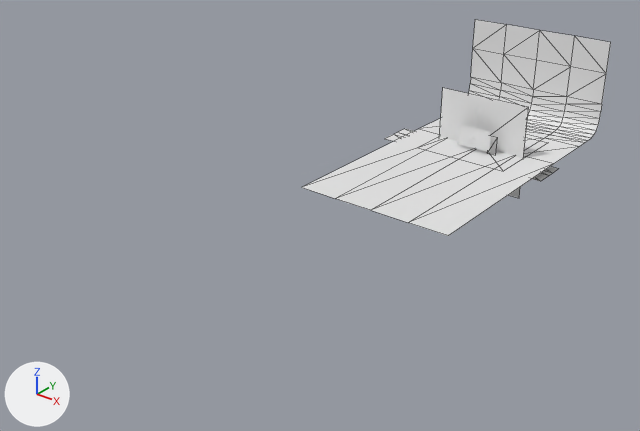
The glTF model src/assets/cst.glb: old version first, new version second.
One viewpoint serves both versions: a camera (50 mm lens) standing at (41.4, -81.0, 34.2) and looking at (-3.2, -25.1, -0.4). Arrows for +X, +Y and +Z are at lower left; the lights stay in place. The first picture is the older version. Mesh edges are drawn as thin lines on the coarser meshes. Where no turn or scale is listed for an object, it has been applied to the vertices. Vertices at exactly the same position are counted once.

The first picture shows 'BgCurve', 'SmokeFloor', 'SmokeOver' and 4 more.
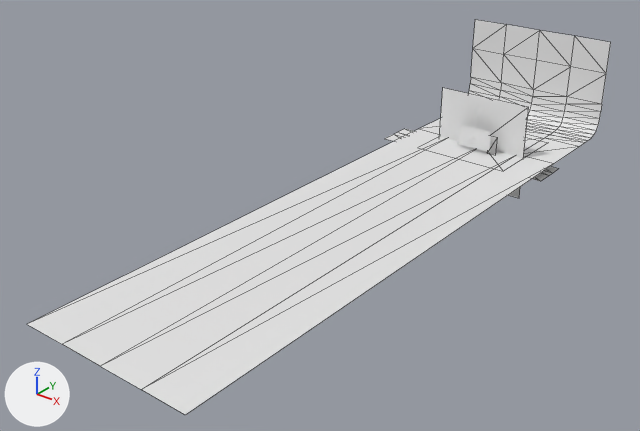
What changed in the scene script:
```text
Change me_plane_009:
    used by ob_bgcurve; location = (0.0, -1.49, -0.09)
    before: 65 (8.1, -20.4, 0.0) at pixel (448, 235), 66 (0.0, -20.4, 0.0) at pixel (370, 210), 67 (4.0, -20.4, 0.0) at pixel (408, 222), 68 (-8.1, -20.4, 0.0) at pixel (301, 187), 69 (-4.0, -20.4, 0.0) at pixel (335, 198)
    remove me_plane_009.from_pydata(...)  # 70 vertices, 104 faces; spans x -8.1..8.1, y -20.4..10.8, z 0.0..10.2
    add me_plane_009.from_pydata(...)  # 70 vertices, 104 faces; spans x -8.1..8.1, y -50.8..10.8, z 0.0..10.2
    me_plane_009 part 1
    add for i in [*range(65, 70)]: me_plane_009.vertices[i].co += Vector((0.0, -30.4, 0.0))
```

Boxes [x1, y1, x2, y2] around the edits, measured in the pictures (640 x 431 px; the box of a moved part takes in the faces that stretch with it):
'BgCurve', reshaped (88% wider, 82% taller): before [302, 19, 611, 236]; after [28, 19, 611, 415]
part 1 of me_plane_009, moved or reshaped: before [302, 136, 553, 236]; after [28, 136, 553, 415]
